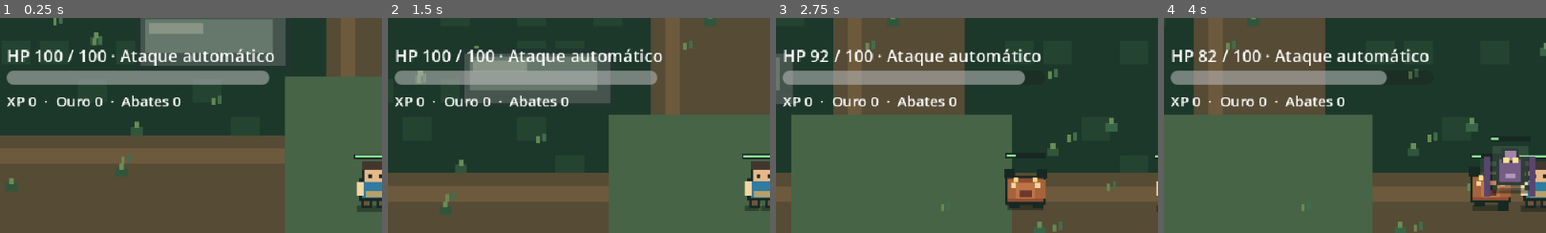
Above: before the commit, frames 1-4 (left to right).
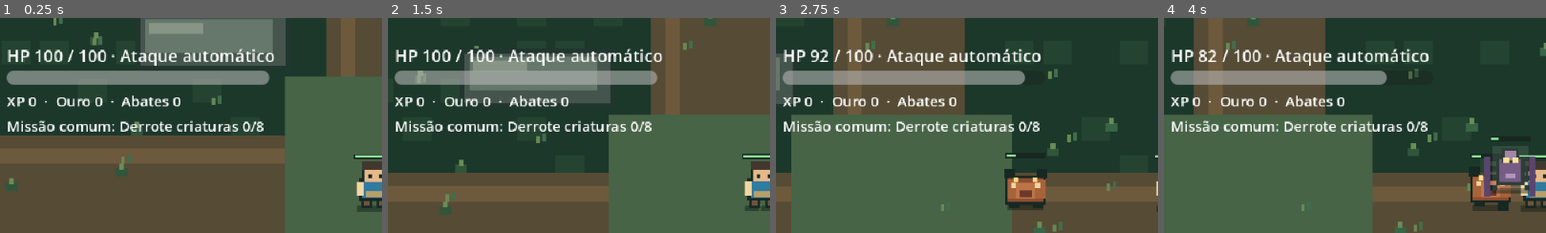
Above: after the commit, the same moments.

Repository: thiagohugo12-dotcom/arveon
Game: Godot game, scene res://scenes/main.tscn
Two runs of this game, one before a commit and one after it. Both use one fixed random seed, a clock stepped at 60 frames per second and the inputs below.
Inputs (mouse positions are % of the whole screen's width and height, from its top left):
- Up to frame 1 (0.25 s): no input
- Up to frame 2 (1.5 s): drag from (12, 79) to (60, 28) at 0.52 s; drag from (74, 71) to (45, 70) at 1.27 s
- Up to frame 3 (2.75 s): move the mouse to (84, 71) at 2.02 s; hold D (move_right) from 2.03 s (still down); tap Shift (dash) at 2.1 s; click (84, 71) at 2.17 s
- Up to frame 4 (4 s): release D (move_right) at 2.75 s; drag from (94, 71) to (20, 35) at 2.77 s; drag from (74, 89) to (55, 50) at 3.52 s
The pictures show only the part of the screen within x 1-51%, y 10-60%; the shares and areas given below are measured in that part.

The runs differ from the first frame. In frame 1, 1.7% of the frame differs, in the area x 2-69%, y 47-53%; in frame 2, 1.7%; in frame 3, 1.7%; in frame 4, 1.7%.

Commit message:
feat: add self-renewing free common missions and rewards

Diff:
--- /dev/null
+++ b/scripts/components/common_mission.gd
@@ -0,0 +1,37 @@
+class_name CommonMission
+extends RefCounted
+
+# Minimal, always-active FREE contracts. No NPC, acceptance cost or cooldown.
+# Numbers are temporary, until economy and progression are balanced.
+signal completed(xp_reward: int, gold_reward: int)
+
+const NAMES := ["Derrote criaturas", "Colete materiais"]
+const TARGETS := [8, 5]
+const XP_REWARDS := [40, 30]
+const GOLD_REWARDS := [12, 10]
+
+var mission_index: int = 0
+var progress: int = 0
+var completed_count: int = 0
+
+func summary() -> String:
+	return "Missão comum: %s %d/%d" % [NAMES[mission_index], progress, TARGETS[mission_index]]
+
+func record_defeat() -> void:
+	if mission_index == 0:
+		_advance(1)
+
+func record_material(amount: int = 1) -> void:
+	if mission_index == 1 and amount > 0:
+		_advance(amount)
+
+func _advance(amount: int) -> void:
+	progress = mini(progress + amount, TARGETS[mission_index])
+	if progress < TARGETS[mission_index]:
+		return
+	var earned_xp: int = XP_REWARDS[mission_index]
+	var earned_gold: int = GOLD_REWARDS[mission_index]
+	completed_count += 1
+	mission_index = (mission_index + 1) % NAMES.size()
+	progress = 0
+	completed.emit(earned_xp, earned_gold)
--- a/scripts/main.gd
+++ b/scripts/main.gd
@@ -20,8 +20,11 @@
 var earned_gold: int = 0
 var collected_materials: Dictionary = {}
 var loot_rng := RandomNumberGenerator.new()
+var mission := CommonMission.new()
+var mission_reward_message: String = ""
 
 func _ready() -> void:
+	mission.completed.connect(_on_mission_completed)
 	loot_rng.randomize()
 	player.input_driver = input_driver
 	enemy.target = player
@@ -33,6 +36,7 @@
 	player.health.died.connect(hud.show_death)
 	hud.set_health(player.health.current, player.health.maximum)
 	hud.set_progress(earned_xp, earned_gold, defeated_count, "")
+	hud.set_mission(mission.summary())
 	get_window().size_changed.connect(_adapt_orientation)
 	_adapt_orientation()
 
@@ -73,10 +77,21 @@
 	var material: String = ["Couro", "Seda", "Essência"][kind]
 	collected_materials[material] = int(collected_materials.get(material, 0)) + 1
 	var drop_text := "+1 " + material
+	mission.record_defeat()
+	mission.record_material()
 	if loot_rng.randf() < 0.01:
 		collected_materials["Broto Ancestral"] = int(collected_materials.get("Broto Ancestral", 0)) + 1
 		drop_text += " · Broto Ancestral raro!"
+	if not mission_reward_message.is_empty():
+		drop_text += " · " + mission_reward_message
+		mission_reward_message = ""
 	hud.set_progress(earned_xp, earned_gold, defeated_count, drop_text)
+	hud.set_mission(mission.summary())
+
+func _on_mission_completed(xp_reward: int, gold_reward: int) -> void:
+	earned_xp += xp_reward
+	earned_gold += gold_reward
+	mission_reward_message = "Missão concluída! +%d XP, +%d ouro" % [xp_reward, gold_reward]
 
 func _adapt_orientation() -> void:
 	var window := get_window()
--- a/tests/run_tests.gd
+++ b/tests/run_tests.gd
@@ -123,6 +123,20 @@
 	check(driver.movement().is_zero_approx() and not driver.consume_dash(), "focus loss clears pending commands")
 	player.receive_damage(999)
 	check(not player.health.is_alive() and hud.restart.visible and not hud.dash_button.enabled, "player death disables gameplay and offers restart")
+	# The free contract is always available and immediately renews on completion.
+	check(main.mission.summary().contains("Derrote criaturas 0/8"), "common hunt mission active without acceptance")
+	for i in range(7):
+		main.mission.record_defeat()
+	check(main.mission.progress == 7 and main.mission.completed_count == 0, "mission progress counts defeated creatures")
+	main.mission.record_defeat()
+	check(main.mission.mission_index == 1 and main.mission.progress == 0, "completed hunt automatically creates collection mission")
+	check(main.earned_xp == 40 and main.earned_gold == 12, "first free mission grants XP and gold")
+	for i in range(5):
+		main.mission.record_material()
+	check(main.mission.mission_index == 0 and main.mission.completed_count == 2, "collecting materials automatically renews common mission")
+	check(main.earned_xp == 70 and main.earned_gold == 22, "second free mission grants reward without spending gold")
+	main.mission.record_material()
+	check(main.mission.progress == 0, "irrelevant material events do not advance hunt")
 	main.queue_free()
 	await frames()
 	print("RESULT: %d checks, %d failures" % [checks, failures])
--- a/ui/hud.gd
+++ b/ui/hud.gd
@@ -11,6 +11,7 @@
 var hp_label: Label
 var hp_bar: ProgressBar
 var progress_label: Label
+var mission_label: Label
 var loot_label: Label
 var restart: Button
 var cooldown: float = 0.0
@@ -36,6 +37,10 @@
 	progress_label.add_theme_font_size_override("font_size", 12)
 	progress_label.mouse_filter = Control.MOUSE_FILTER_IGNORE
 	add_child(progress_label)
+	mission_label = Label.new()
+	mission_label.add_theme_font_size_override("font_size", 12)
+	mission_label.mouse_filter = Control.MOUSE_FILTER_IGNORE
+	add_child(mission_label)
 	loot_label = Label.new()
 	loot_label.add_theme_font_size_override("font_size", 11)
 	loot_label.mouse_filter = Control.MOUSE_FILTER_IGNORE
@@ -85,7 +90,9 @@
 	hp_bar.size = Vector2(minf(220, size.x - margin.x - right_inset), 12)
 	progress_label.position = Vector2(margin.x, margin.y + 85)
 	progress_label.size = Vector2(size.x - margin.x - right_inset, 20)
-	loot_label.position = Vector2(margin.x, margin.y + 105)
+	mission_label.position = Vector2(margin.x, margin.y + 106)
+	mission_label.size = Vector2(size.x - margin.x - right_inset, 19)
+	loot_label.position = Vector2(margin.x, margin.y + 128)
 	loot_label.size = Vector2(size.x - margin.x - right_inset, 35)
 	joystick.position = Vector2(margin.x, size.y - bottom_inset - joystick.size.y)
 	for i in range(actions.size()):
@@ -102,6 +109,9 @@
 	progress_label.text = "XP %d  ·  Ouro %d  ·  Abates %d" % [xp, gold, kills]
 	loot_label.text = loot
 
+func set_mission(value: String) -> void:
+	mission_label.text = value
+
 func show_death() -> void:
 	joystick.reset()
 	dash_button.enabled = false
Not shown, changed: docs/iterations/V0.2.0_SLICE.md
